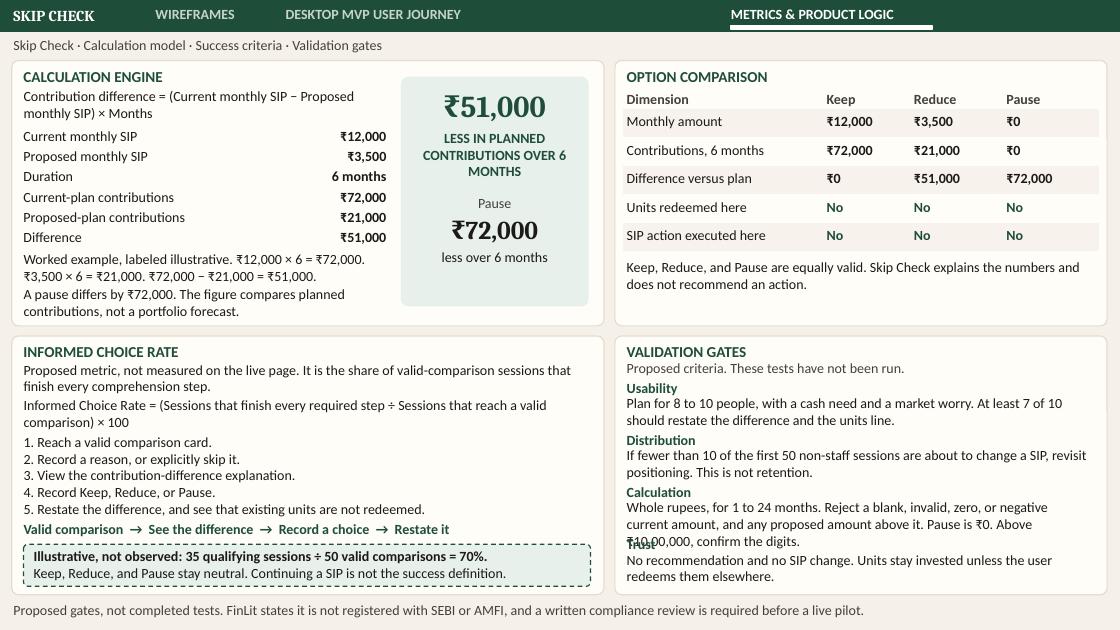
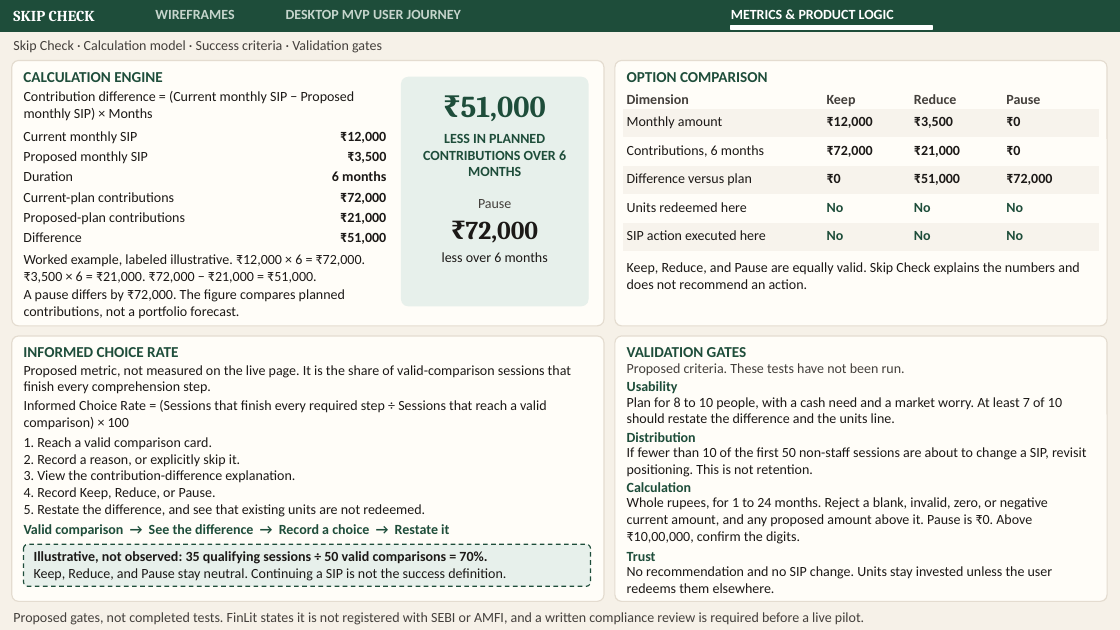
Before and after one commit to parthkapoor2402/finlit-ventures, a slide deck: slide 7 of presentation/out/finlit-skip-check-strategy.pptx. Drawn at 1120x630 pixels with LibreOffice and Linux fonts; fonts in the diff are those of the drawing. Boxes give left, top, right and bottom in pixels: in the first picture for what was removed or moved away, otherwise in the second. Text is boxed around its words. In the diff, an @@ line names an element or a change of style, - is before the commit and + after.

```diff
--- a/presentation/out/finlit-skip-check-strategy.pptx
+++ b/presentation/out/finlit-skip-check-strategy.pptx
@@ rounded rectangle: place and size @@
-rounded rectangle at box(12, 336, 604, 595)
+rounded rectangle at box(12, 336, 604, 602)
@@ rounded rectangle at box(12, 336, 604, 602): proportions changed @@
@@ rounded rectangle at box(615, 336, 1107, 602): proportions changed @@
@@ rounded rectangle: place and size @@
-rounded rectangle at box(615, 336, 1107, 595)
+rounded rectangle at box(615, 336, 1107, 602)
@@ text "Calculation": place and size @@
-text "Calculation" at box(627, 487, 691, 497)
+text "Calculation" at box(627, 482, 691, 492)
@@ text "Whole rupees, for 1 to ...": place and size @@
-text "Whole rupees, for 1 to ..." at box(627, 502, 1048, 549)
+text "Whole rupees, for 1 to ..." at box(627, 497, 1048, 544)
@@ text "Trust": place and size @@
-text "Trust" at box(627, 538, 656, 549)
+text "Trust" at box(627, 552, 656, 561)
@@ text "No recommendation and no SIP ...": place and size @@
-text "No recommendation and no SIP ..." at box(627, 555, 1053, 581)
+text "No recommendation and no SIP ..." at box(627, 566, 1053, 593)
@@ text "Proposed gates, not completed tests. ...": place and size @@
-text "Proposed gates, not completed tests. ..." at box(13, 605, 864, 618)
+text "Proposed gates, not completed tests. ..." at box(13, 612, 864, 625)
```
Also in this commit, not shown: 2 other files.
